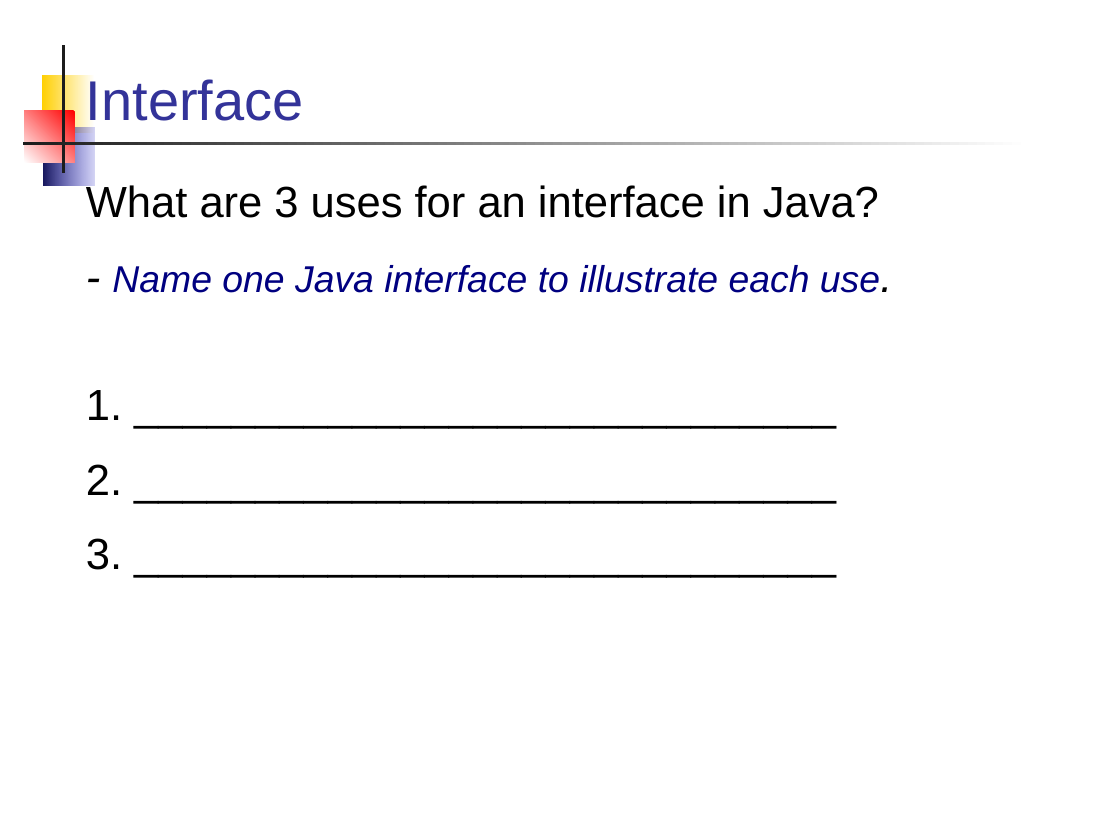
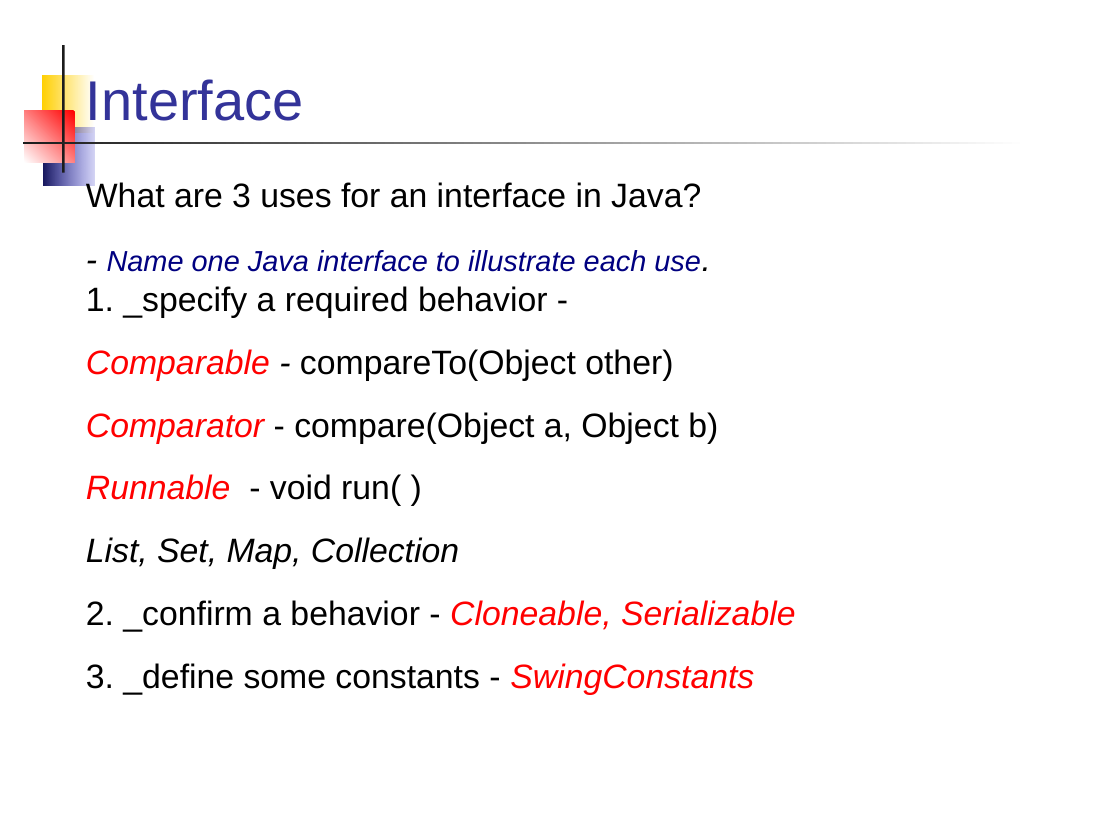
Before and after one commit to ntpbright/oop2016, a slide deck: slide 4 of review/Review-1.ppt. Drawn at 1120x840 pixels with LibreOffice and Linux fonts; fonts in the diff are those of the drawing. Boxes give left, top, right and bottom in pixels: in the first picture for what was removed or moved away, otherwise in the second. Text is boxed around its words. In the diff, an @@ line names an element or a change of style, - is before the commit and + after.

```diff
--- a/review/Review-1.ppt
+++ b/review/Review-1.ppt
@@ text at (x1=86, y1=180, x2=701, y2=272): size 28 to 21.7 pt in "What are 3 uses for an interface ...", "- use."; size 24 to 18.6 pt in "Name one Java interface to illustrate each ..." @@
@@ text at (x1=86, y1=286, x2=796, y2=695): text changed; size 28 to 21.7 pt @@
-1. _____________________________
-2. _____________________________
-3. _____________________________
+1. _specify a required behavior -
+Comparable - compareTo(Object other)
+Comparator - compare(Object a, Object b)
+Runnable - void run( )
+List, Set, Map, Collection
+2. _confirm a behavior - Cloneable, Serializable
+3. _define some constants - SwingConstants
```
Also in this commit, not shown: 4 other files.
